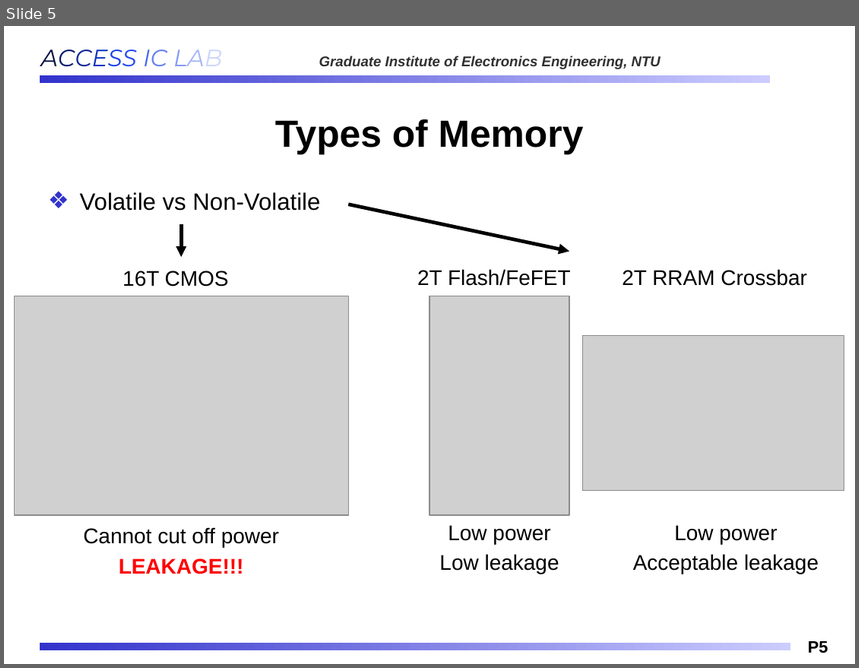
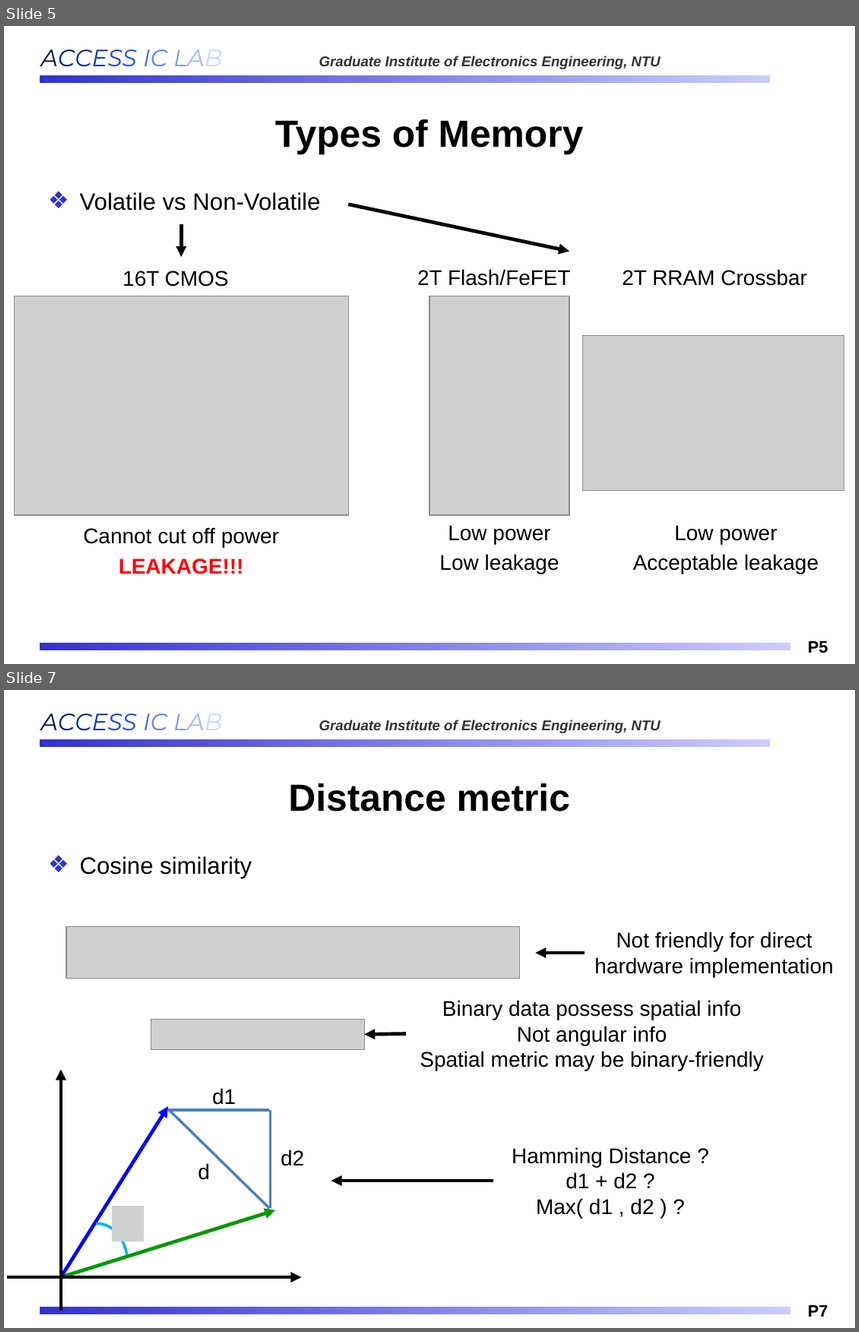
Before and after one commit to Oniontow/AndyWu_Project, a slide deck: IMS_NEW.pptx. Shown one above the other, each under a label of ours: slide 5 before the commit, slides 5 and 7 after it; the slides between them are not shown. The pictures are 859x668 and 859x1332 pixels, drawn with LibreOffice and Linux fonts; fonts in the diff are those of the drawing; grey boxes stand for pictures; background and template pictures are left out. Boxes give left, top, right and bottom in pixels: in the first picture for what was removed or moved away, otherwise in the second. Text is boxed around its words. In the diff, an @@ line names an element or a change of style, - is before the commit and + after.

```diff
--- a/IMS_NEW.pptx
+++ b/IMS_NEW.pptx
@@ slide 7 added at (4,690,855,1328), background #FFFFFF; not listed: 4 template elements that a slide beside it also shows @@
@@ title added at (288,783,570,812), 32 pt, text #000000, bold @@
+Distance metric
@@ text added at (80,856,252,878), 20 pt, text #000000 @@
+❖ Cosine similarity
@@ picture added at (66,926,520,979) @@
@@ text added at (595,932,834,977), 18 pt, text #000000 @@
+Not friendly for direct hardware implementation
@@ arrow added from (585, 953) to (536, 953), #000000 3 pt @@
@@ text added at (420,1000,764,1071), 18 pt, text #000000 @@
+Binary data possess spatial info
+Not angular info
+Spatial metric may be binary-friendly
@@ picture added at (151,1019,365,1050) @@
@@ arrow added from (406, 1034) to (364, 1035), #000000 3 pt @@
@@ arrow added from (61, 1312) to (61, 1070), #000000 3 pt @@
@@ text added at (212,1088,236,1105), 18 pt, text #000000 @@
+d1
@@ arrow added from (61, 1277) to (168, 1106), #0000FF 3 pt @@
@@ line added from (168, 1110) to (269, 1110), #4F81BD 2.25 pt @@
@@ line added from (169, 1110) to (269, 1208), #4F81BD 2.25 pt @@
@@ line added from (271, 1110) to (271, 1208), #4F81BD 2.25 pt @@
@@ text added at (198,1163,210,1180), 18 pt, text #000000 @@
+d
@@ text added at (281,1150,304,1167), 18 pt, text #000000 @@
+d2
@@ text added at (512,1148,692,1218), 18 pt, text #000000 @@
+Hamming Distance ?
+d1 + d2 ?
+Max( d1 , d2 ) ?
@@ arrow added from (493, 1181) to (332, 1181), #000000 3 pt @@
@@ arrow added from (61, 1277) to (275, 1211), #019901 3 pt @@
@@ picture added at (112,1206,144,1242) @@
@@ arc (boxed as its full ellipse) added at (68,1224,129,1306), outline #00B0F0 2.25 pt @@
@@ arrow added from (7, 1277) to (301, 1277), #000000 3 pt @@
```
Also in this commit, not shown: 4 slides changed, 3 other slides added, 2 slides removed.
